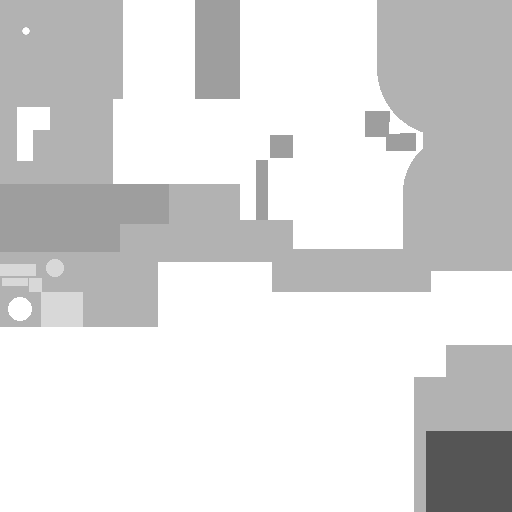
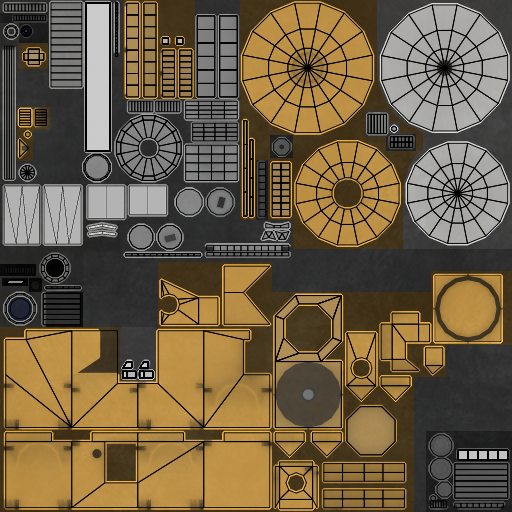
Two versions of the same layered image (w=512, h=512). Layer-by-layer changes:
showed "body.010 body.012 dish.003 and more.png", painted on it over [left=4, top=2, right=509, bottom=510]
hid "___MET", painted on it over [left=0, top=0, right=512, bottom=512]
showed group "ALBEDO" (4 layers) over [left=0, top=0, right=512, bottom=512]
painted on "AO" over [left=18, top=0, right=291, bottom=258]
painted on "Warstwa #1" over [left=8, top=27, right=32, bottom=321]
painted on "Warstwa", masked it over [left=0, top=0, right=512, bottom=512]
